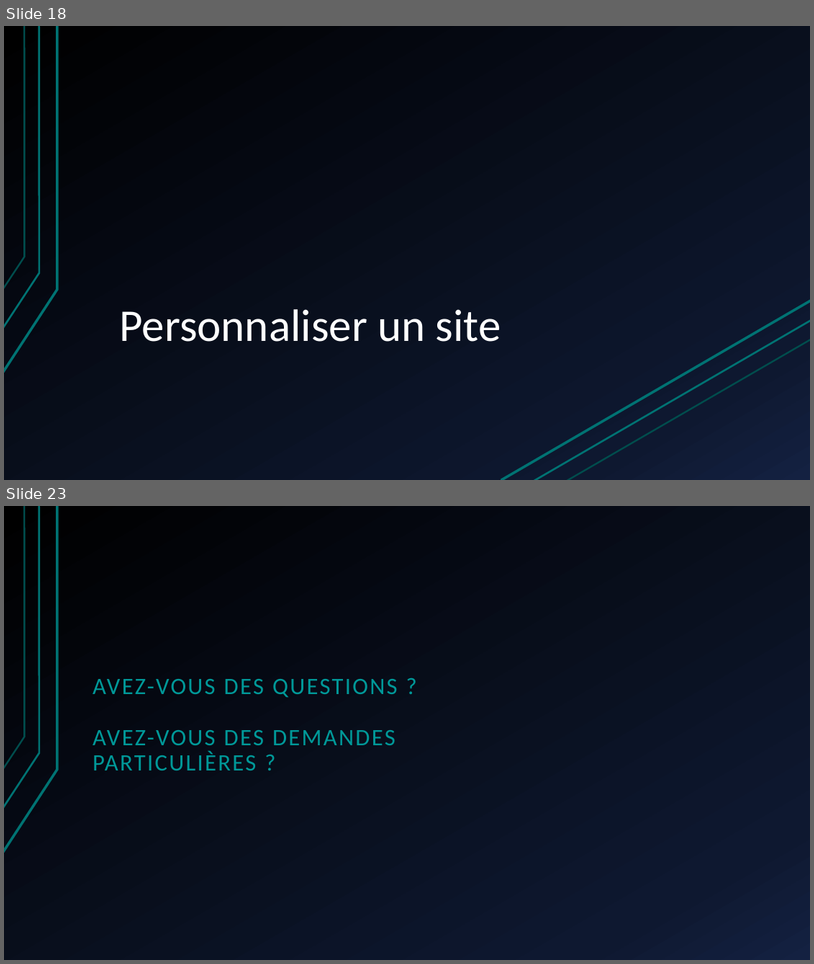
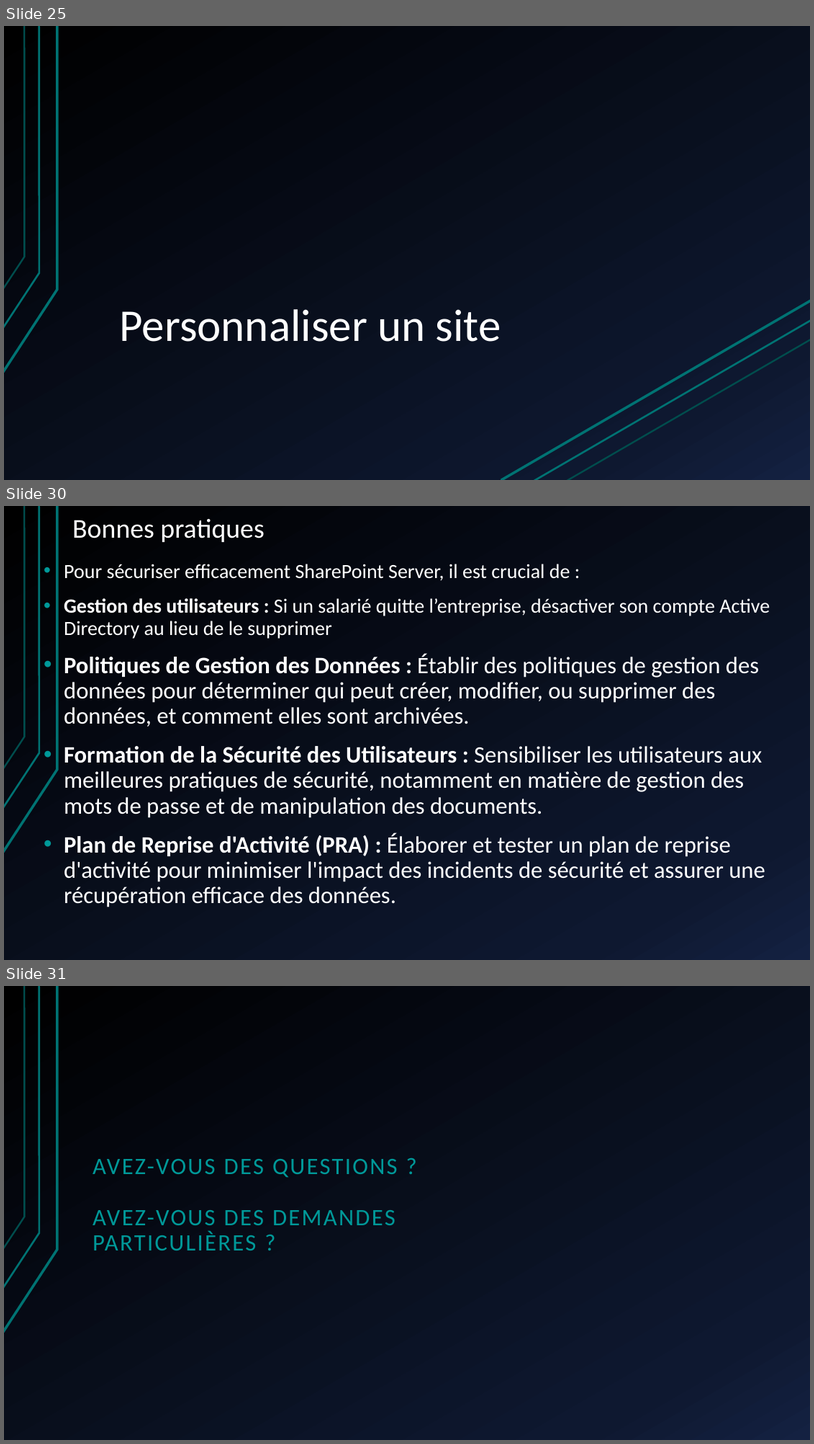
Before and after one commit to JojoTech-IT/Formation, a slide deck: Formation - installation, configuration et sécurisation de sharepoint.pptx. Shown one above the other, each under a label of ours: slides 18 and 23 before the commit, slides 25, 30 and 31 after it; the slides between them are not shown. The pictures are 814x964 and 814x1444 pixels, drawn with LibreOffice and Linux fonts; fonts in the diff are those of the drawing. Boxes give left, top, right and bottom in pixels: in the first picture for what was removed or moved away, otherwise in the second. Text is boxed around its words. In the diff, an @@ line names an element or a change of style, - is before the commit and + after.

Commit message:
ajout procedure install et prsentation sharepoint edit 01/02/2024

```diff
--- a/Formation - installation, configuration et sécurisation de sharepoint.pptx
+++ b/Formation - installation, configuration et sécurisation de sharepoint.pptx
@@ slide 30 added at (4, 506, 810, 960), background gradient #000000 to #0F1931 to #142242; not listed: 3 template elements that a slide beside it also shows @@
@@ title added at (72, 519, 264, 542), 32.4 pt, text #FFFFFF @@
+Bonnes pratiques
@@ text added at (64, 564, 770, 907), 28 pt, text #FFFFFF @@
+• Pour sécuriser efficacement SharePoint Server, il est crucial de :
+• Gestion des utilisateurs : Si un salarié quitte l’entreprise, désactiver son compte Active Directory au lieu de le supprimer
+• Politiques de Gestion des Données : Établir des politiques de gestion des données pour déterminer qui peut créer, modifier, ou supprimer des données, et comment elles sont archivées.
+• Formation de la Sécurité des Utilisateurs : Sensibiliser les utilisateurs aux meilleures pratiques de sécurité, notamment en matière de gestion des mots de passe et de manipulation des documents.
+• Plan de Reprise d'Activité (PRA) : Élaborer et tester un plan de reprise d'activité pour minimiser l'impact des incidents de sécurité et assurer une récupération efficace des données.
@@ what was slide 18 is now slide 25 @@
@@ what was slide 23 is now slide 31 @@
```
Also in this commit, not shown: 11 slides changed, 11 other slides added, 4 slides removed, 1 other file.
